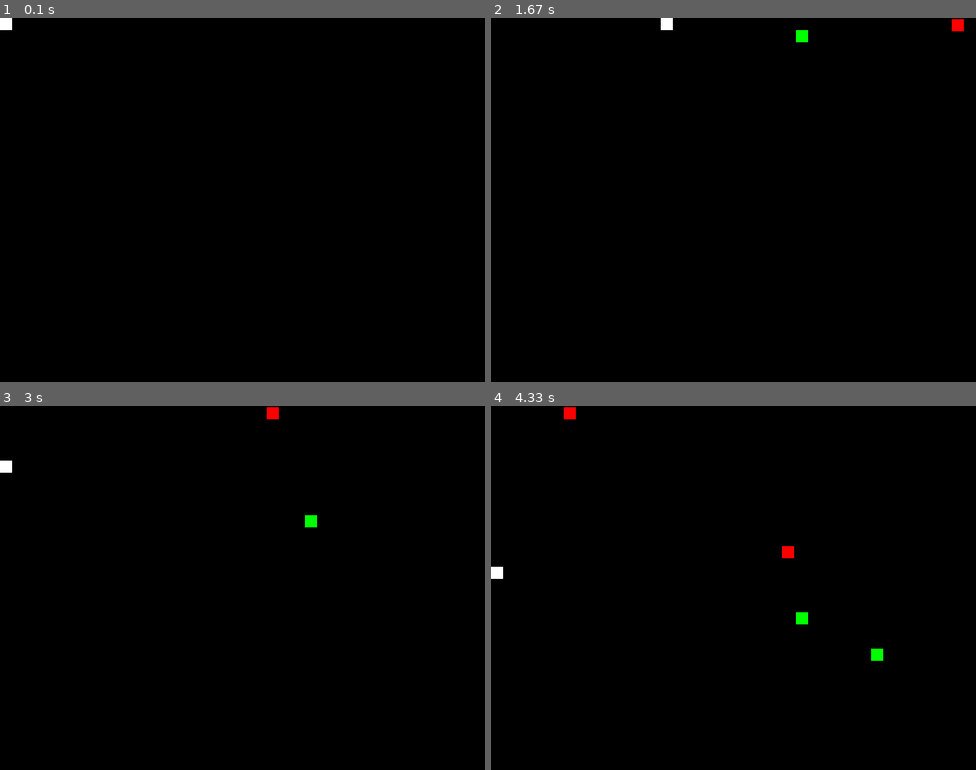
Above: before the commit, frames 1-4 (two rows, left to right).
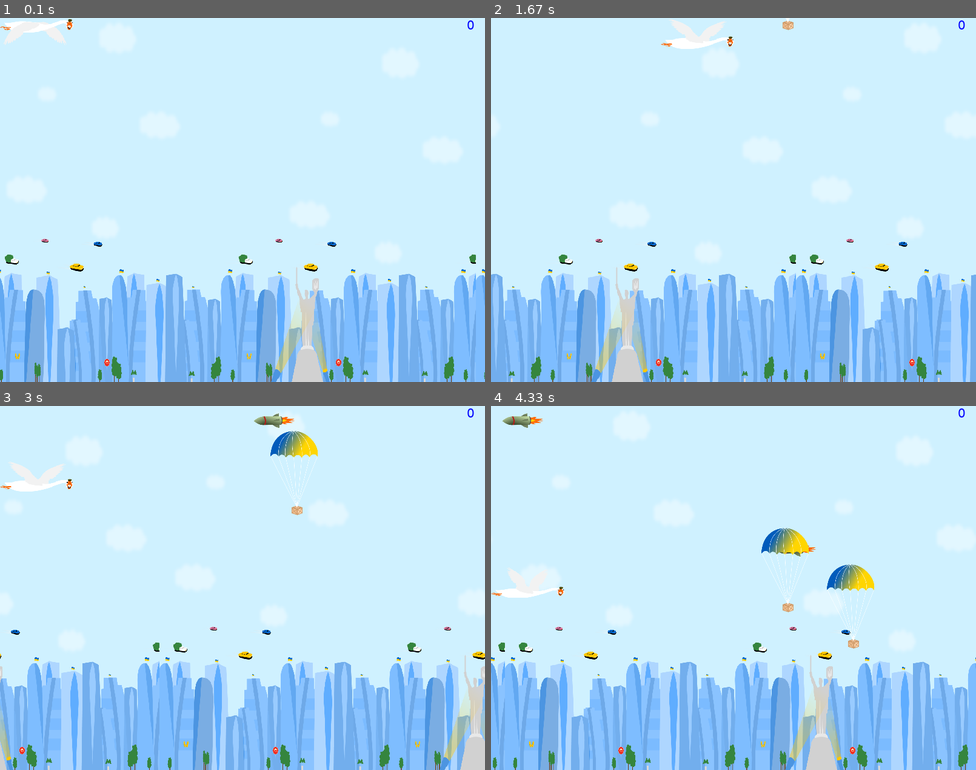
Above: after the commit, the same moments.

Repository: Godsider/goit_py_game
Game: pygame game, started from main.py
Same seed, same stepped clock (60 frames per second), same inputs: the game is played once before the commit and once after it.
Inputs:
- Up to frame 1 (0.1 s): no input
- Up to frame 2 (1.67 s): hold Right 0.33-0.8 s; hold Up 0.83-1.13 s; hold Right 1.17-1.63 s
- Up to frame 3 (3 s): hold Left 1.67-2.2 s; hold Down 2.23-2.53 s; hold Left 2.57-2.97 s
- Up to frame 4 (4.33 s): hold Up 3-3.37 s; hold Down 3.4-4.03 s; hold Down from 4.07 s (still down)

The runs differ from the first frame. In frame 1, 100% of the frame differs, in the area x 0-100%, y 0-100%; in frame 2, 100%; in frame 3, 100%; in frame 4, 100%.

Commit message:
homework 3

Diff:
--- a/main.py
+++ b/main.py
@@ -1,31 +1,54 @@
 import random
 from copy import copy
+from os import listdir
 import pygame
 from pygame.constants import QUIT, K_DOWN, K_UP, K_LEFT, K_RIGHT
 # Python has no constants on it's own,
 # so UPPERCASED var names are meant to mark vars that must not be changed since their creation to be used as constants
 
-screen = width, height = 800, 600
+scores = 0
 
+# colors definitions
 BLACK = (0, 0, 0)
 WHITE = (255, 255, 255)
 RED = (255, 0, 0)
 GREEN = (0, 255, 0)
+BLUE = (0, 0, 255)
+
+# size definition
+PLAYER_SIZE = (121, 51)
+ENEMY_SIZE = (68, 24)
+BONUS_SIZE = (90, 149)
 
 pygame.init()
+
+screen = width, height = 800, 600
 main_surface = pygame.display.set_mode(screen)
+
 FPS = pygame.time.Clock()
+font = pygame.font.SysFont('Verdana', 20)
 
-ball = pygame.Surface((20, 20))
-ball.fill(WHITE) # fills the ball with a color
-ball_rect = ball.get_rect()
-ball_speed = 5
+IMGS_PATH = 'goose'
+player_imgs = [pygame.transform.scale(pygame.image.load(IMGS_PATH + '/' + file).convert_alpha(), PLAYER_SIZE) for file in listdir(IMGS_PATH)]
+player = player_imgs[0]
+img_index = 0 # the index of the player's current sprite
+player_rect = player.get_rect()
+player_speed = 5
+
+CHANGE_IMG = pygame.USEREVENT + 3
+pygame.time.set_timer(CHANGE_IMG, 125)
+
+bg = pygame.transform.scale(pygame.image.load('background.png').convert(), screen)
+bgX = 0
+bgX2 = bg.get_width()
+bg_speed = 3
 
 def create_enemy():
-    enemy = pygame.Surface((20, 20))
-    enemy.fill(RED)
-    enemy_rect = pygame.Rect(width, random.randint(0, height), *enemy.get_size())
-    enemy_speed = random.randint(2, 5)
+    enemy = pygame.transform.scale(pygame.image.load('enemy.png').convert_alpha(), ENEMY_SIZE)
+    enemy_width = enemy.get_size()[0]
+    enemy_height = enemy.get_size()[1]
+    enemy_rect = pygame.Rect((width + enemy_width), random.randint(10, (height - enemy_height - 10)), *enemy.get_size())
+    enemy_speed = random.randint(bg_speed + 1, bg_speed + 3)
     return [enemy, enemy_rect, enemy_speed]
 
 CREATE_ENEMY = pygame.USEREVENT + 1
@@ -33,9 +56,10 @@
 enemies = []
 
 def create_bonus():
-    bonus = pygame.Surface((20, 20))
-    bonus.fill(GREEN)
-    bonus_rect = pygame.Rect(random.randint(0, width), 0, *bonus.get_size())
+    bonus = pygame.transform.scale(pygame.image.load('bonus.png').convert_alpha(), BONUS_SIZE)
+    bonus_width = bonus.get_size()[0]
+    bonus_height = bonus.get_size()[1]
+    bonus_rect = pygame.Rect(random.randint(10, (width - bonus_width - 10)), -bonus_height, *bonus.get_size())
     bonus_speed = random.randint(2, 5)
     return [bonus, bonus_rect, bonus_speed]
 
@@ -59,41 +83,63 @@
         if event.type == CREATE_BONUS:
             bonuses.append(create_bonus())
 
+        if event.type == CHANGE_IMG:
+            img_index += 1
+            if img_index == len(player_imgs):
+                img_index = 0
+            player = player_imgs[img_index]
+
     pressed_keys = pygame.key.get_pressed()
 
-    main_surface.fill(BLACK) # fills the screen with a color
-    main_surface.blit(ball, ball_rect) # puts the ball to the screen
+    bgX -= bg_speed
+    bgX2 -= bg_speed
+
+    if bgX < -bg.get_width():
+        bgX = bg.get_width()
+
+    if bgX2 < -bg.get_width():
+        bgX2 = bg.get_width()
+
+    main_surface.blit(bg, (bgX, 0))
+    main_surface.blit(bg, (bgX2, 0))
+
+    main_surface.blit(player, player_rect) # puts the player to the screen
+
+    main_surface.blit(font.render(str(scores), True, BLUE), (width - 30, 0)) # drawing scores
 
     # for enemy in enemies:
     for enemy in copy(enemies):
         enemy[1] = enemy[1].move(-enemy[2], 0)
         main_surface.blit(enemy[0], enemy[1]) # puts the enemy to the screen
-        if enemy[1].left < 0:
+
+        if enemy[1].left < -enemy[0].get_size()[0]:
             enemies.pop(enemies.index(enemy))
 
-        if ball_rect.colliderect(enemy[1]): # test for the collision of 2 objects
-            enemies.pop(enemies.index(enemy))
+        if player_rect.colliderect(enemy[1]): # test for the collision of 2 objects
+            is_working = False
 
     # for bonus in bonuses:
     for bonus in copy(bonuses):
         bonus[1] = bonus[1].move(0, bonus[2])
         main_surface.blit(bonus[0], bonus[1]) # puts the bonus to the screen
-        if bonus[1].bottom > height:
+
+        if bonus[1].bottom > (height + bonus[0].get_size()[1]):
             bonuses.pop(bonuses.index(bonus))
 
-        if ball_rect.colliderect(bonus[1]): # test for the collision of 2 objects
+        if player_rect.colliderect(bonus[1]): # test for the collision of 2 objects
             bonuses.pop(bonuses.index(bonus))
+            scores += 1
 
-    if pressed_keys[K_DOWN] and not ball_rect.bottom >= height:
-        ball_rect = ball_rect.move(0, ball_speed)
+    if pressed_keys[K_DOWN] and not player_rect.bottom >= height:
+        player_rect = player_rect.move(0, player_speed)
 
-    if pressed_keys[K_UP] and not ball_rect.top <= 0:
-        ball_rect = ball_rect.move(0, -ball_speed)
+    if pressed_keys[K_UP] and not player_rect.top <= 0:
+        player_rect = player_rect.move(0, -player_speed)
 
-    if pressed_keys[K_RIGHT] and not ball_rect.right >= width:
-        ball_rect = ball_rect.move(ball_speed, 0)
+    if pressed_keys[K_RIGHT] and not player_rect.right >= width:
+        player_rect = player_rect.move(player_speed, 0)
 
-    if pressed_keys[K_LEFT] and not ball_rect.left <= 0:
-        ball_rect = ball_rect.move(-ball_speed, 0)
+    if pressed_keys[K_LEFT] and not player_rect.left <= 0:
+        player_rect = player_rect.move(-player_speed, 0)
 
     pygame.display.flip() # refreshes the screen
Binary file added: background.png
Binary file added: bonus.png
Binary file added: enemy.png
Binary file added: goose/1-1.png
Binary file added: goose/1-2.png
Binary file added: goose/1-3.png
Binary file added: goose/1-4.png
Binary file added: goose/1-5.png
Binary file added: player.png
